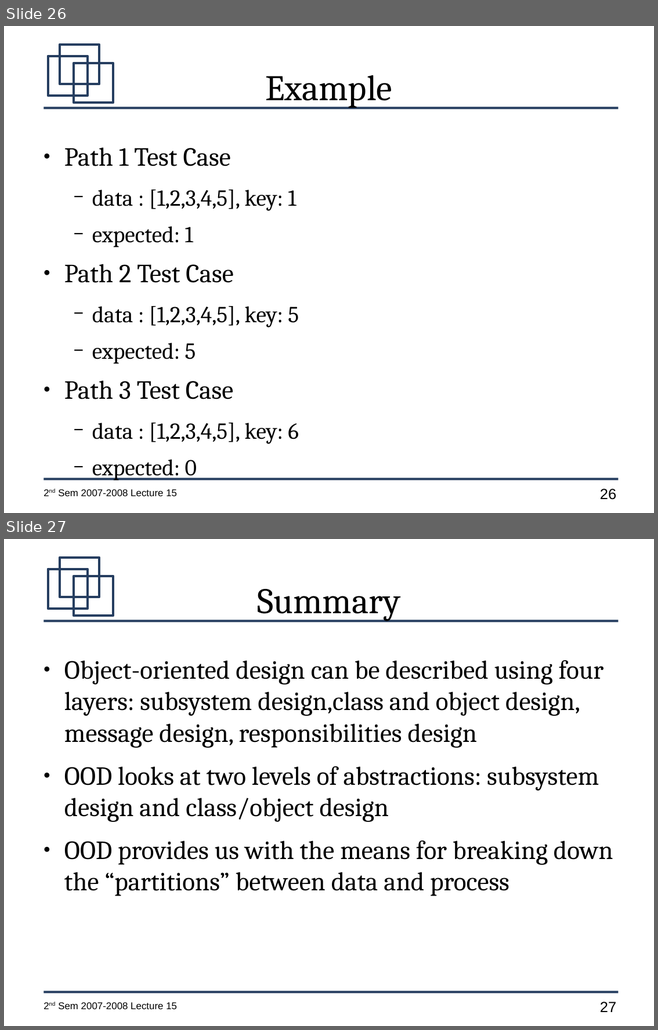
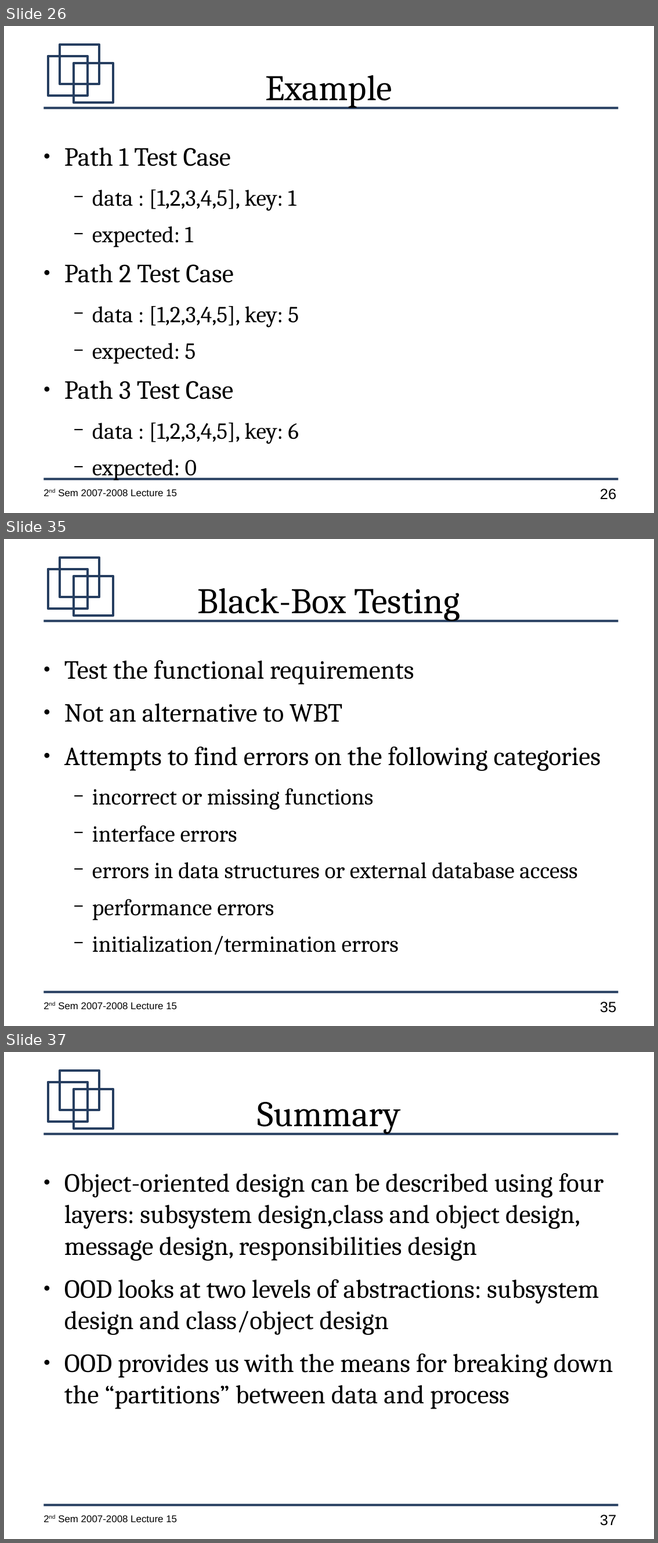
Before and after one commit to jachermocilla/jach-homepage, a slide deck: CMSC128-2nd-Sem-2007-L15.odp. Shown one above the other, each under a label of ours: slides 26 and 27 before the commit, slides 26, 35 and 37 after it; the slides between them are not shown. The pictures are 658x1030 and 658x1543 pixels, drawn with LibreOffice and Linux fonts; fonts in the diff are those of the drawing. Boxes give left, top, right and bottom in pixels: in the first picture for what was removed or moved away, otherwise in the second. Text is boxed around its words. In the diff, an @@ line names an element or a change of style, - is before the commit and + after.

```diff
--- a/CMSC128-2nd-Sem-2007-L15.odp
+++ b/CMSC128-2nd-Sem-2007-L15.odp
@@ slide 35 added at (4, 539, 654, 1026), background #FFFFFF; not listed: 7 template elements that a slide beside it also shows @@
@@ title added at (198, 588, 460, 621), 44 pt, text #000000 @@
+Black-Box Testing
@@ text added at (64, 660, 600, 955), 28 pt, text #000000 @@
+● Test the functional requirements
+● Not an alternative to WBT
+● Attempts to find errors on the following categories
+  − incorrect or missing functions
+  − interface errors
+  − errors in data structures or external database access
+  − performance errors
+  − initialization/termination errors
@@ what was slide 27 is now slide 37 @@
@@ page number at (600, 1515, 616, 1526): text changed @@
-27
+37
```
Also in this commit, not shown: 9 other slides added.
